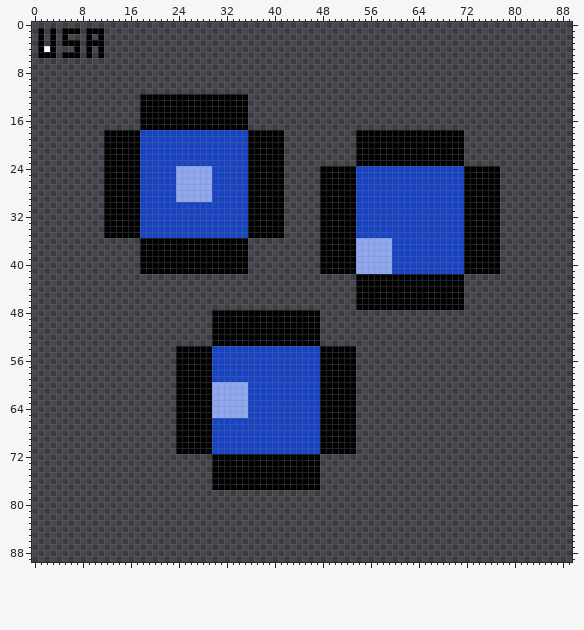
A sprite sheet gets an edit: public/img/flavimg/usblueberry.png. Above, as it was before the edit.
The file is 90x90 pixels.
And afterwards:
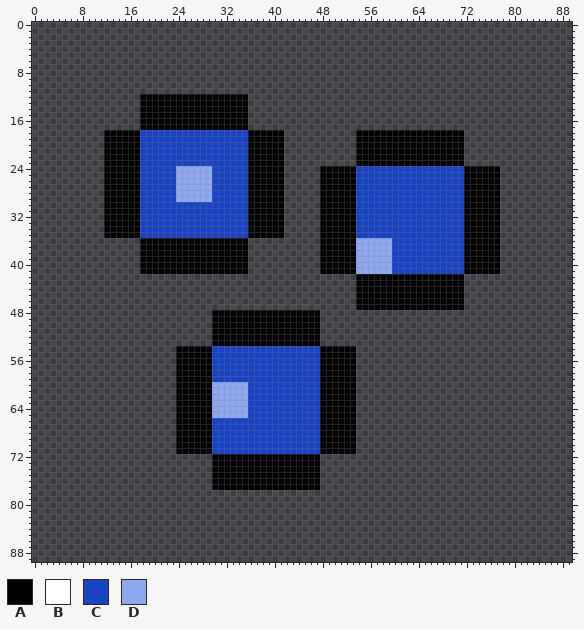
Palette (. is transparent): A #000000  B #ffffff  C #1844c4  D #8ea7f1
Difference:
@@ x 0..13 @@
  0 ..............
- 1 .A.A.AAA.AAA..
- 2 .A.A.A...A.A..
- 3 .A.A.AAA.AAA..
- 4 .ABA...A.A.A..
- 5 .AAA.AAA.A.A..
+ 1 ..............
+ 2 ..............
+ 3 ..............
+ 4 ..............
+ 5 ..............
  6 ..............
